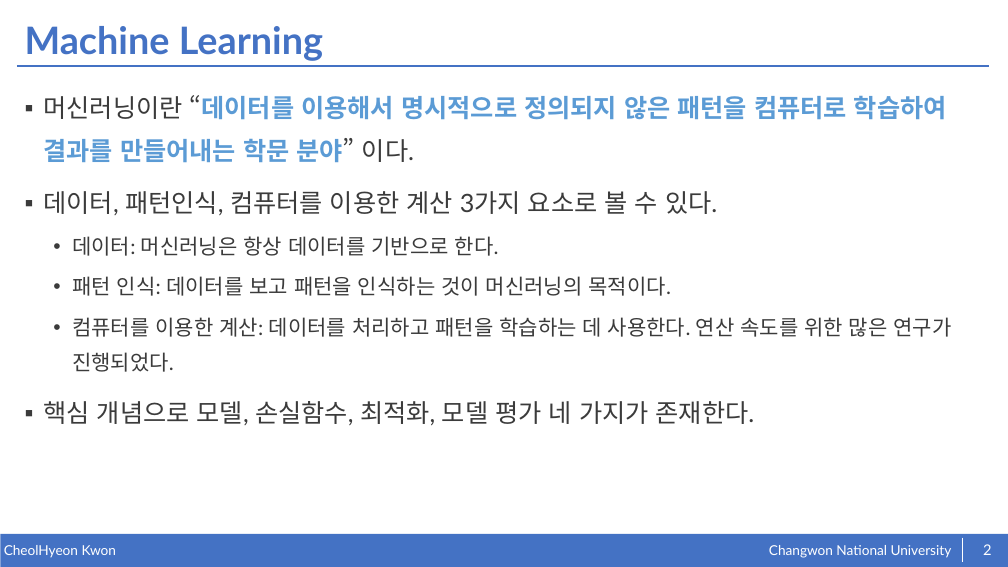
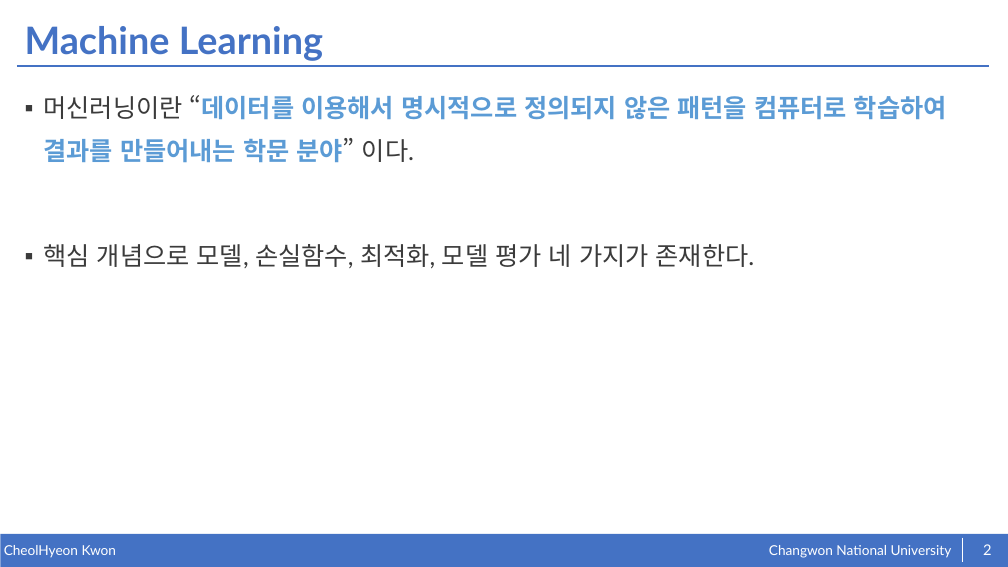
Before and after one commit to kkcchh9999/Studied_in_NOSLab, a slide deck: slide 2 of presentation/Machine_Learning.pptx. Drawn at 1008x567 pixels with LibreOffice and Linux fonts; fonts in the diff are those of the drawing. Boxes give left, top, right and bottom in pixels: in the first picture for what was removed or moved away, otherwise in the second. Text is boxed around its words. In the diff, an @@ line names an element or a change of style, - is before the commit and + after.

Commit message:
ppt

```diff
--- a/presentation/Machine_Learning.pptx
+++ b/presentation/Machine_Learning.pptx
@@ text at (43,191,952,372): paragraphs removed @@
-▪ 데이터, 패턴인식, 컴퓨터를 이용한 계산 3가지 요소로 볼 수 있다.
-  • 데이터: 머신러닝은 항상 데이터를 기반으로 한다.
-  • 패턴 인식: 데이터를 보고 패턴을 인식하는 것이 머신러닝의 목적이다.
-  • 컴퓨터를 이용한 계산: 데이터를 처리하고 패턴을 학습하는 데 사용한다. 연산 속도를 위한 많은 연구가 진행되었다.
```
Also in this commit, not shown: 6 other slides changed.
